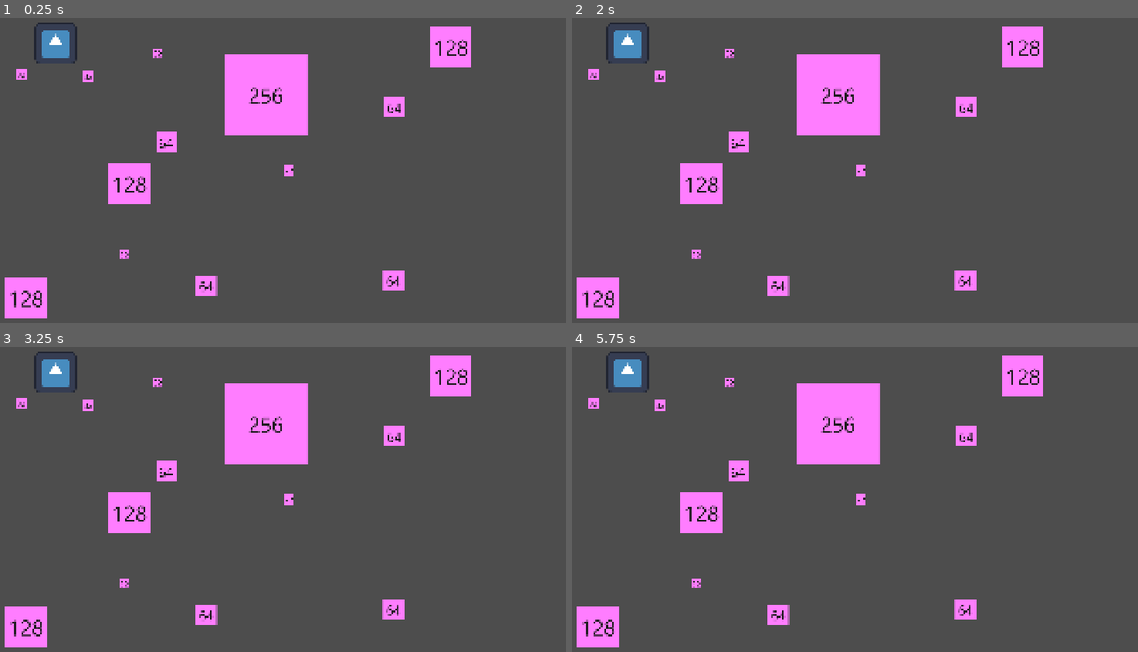
Above: before the commit, frames 1-4 (two rows, left to right).
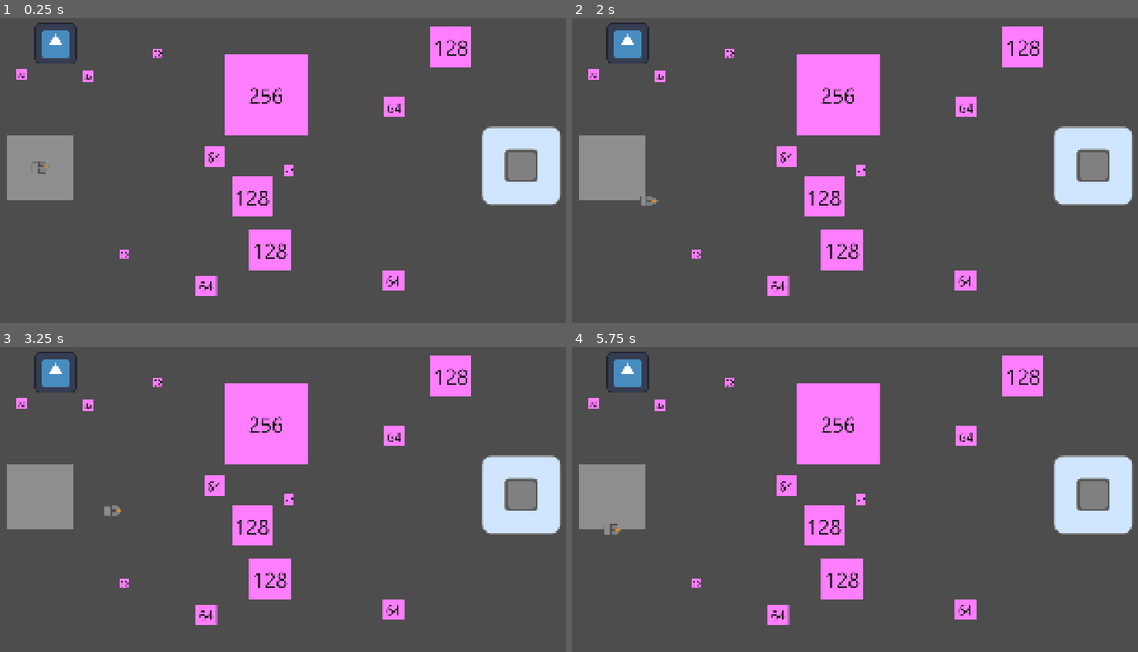
Above: after the commit, the same moments.

Repository: bohdankornienko/autema-game
Game: Godot game, scene res://main.tscn
Same seed, same stepped clock (60 frames per second), same inputs: the game is played once before the commit and once after it. The engine's default icon, where the game draws it, is replaced by a stand-in: a white triangle on a blue panel in a dark square.
Inputs:
- Up to frame 1 (0.25 s): no input
- Up to frame 2 (2 s): tap Enter at 0.5 s; hold D (move_right, bound only after the commit) 0.53-1.28 s; hold S (move_down, bound only after the commit) from 1.28 s (still down)
- Up to frame 3 (3.25 s): release S (move_down, bound only after the commit) at 2.03 s; hold D (move_right, bound only after the commit) 2.03-2.78 s; hold W (move_up, bound only after the commit) from 2.78 s (still down)
- Up to frame 4 (5.75 s): tap Space at 3.5 s; release W (move_up, bound only after the commit) at 3.53 s; hold A (move_left, bound only after the commit) 3.53-5.03 s; hold S (move_down, bound only after the commit) from 5.03 s (still down)

The runs differ from the first frame. In frame 1, 10% of the frame differs, in the area x 0-100%, y 35-99%; in frame 2, 10%; in frame 3, 10%; in frame 4, 10%.

Commit message:
Adding basic player and start coding the behaviour

Diff:
--- /dev/null
+++ b/gui/main_menu.gd
@@ -0,0 +1,7 @@
+extends CanvasLayer
+
+
+signal start_requested
+
+func _on_button_start_button_up() -> void:
+    start_requested.emit()
--- /dev/null
+++ b/gui/main_menu.tscn
@@ -0,0 +1,55 @@
+[gd_scene load_steps=2 format=3 uid="uid://dytbynfs1y6"]
+
+[ext_resource type="Script" uid="uid://dxblc6f6umuux" path="res://gui/main_menu.gd" id="1_reecx"]
+
+[node name="MainMenu" type="CanvasLayer"]
+script = ExtResource("1_reecx")
+
+[node name="Panel" type="Panel" parent="."]
+anchors_preset = 15
+anchor_right = 1.0
+anchor_bottom = 1.0
+grow_horizontal = 2
+grow_vertical = 2
+
+[node name="MarginContainer" type="MarginContainer" parent="Panel"]
+layout_mode = 1
+anchors_preset = 15
+anchor_right = 1.0
+anchor_bottom = 1.0
+grow_horizontal = 2
+grow_vertical = 2
+
+[node name="Rows" type="VBoxContainer" parent="Panel/MarginContainer"]
+layout_mode = 2
+
+[node name="Top" type="HBoxContainer" parent="Panel/MarginContainer/Rows"]
+layout_mode = 2
+size_flags_vertical = 3
+theme_override_constants/separation = 8
+
+[node name="Middle" type="HBoxContainer" parent="Panel/MarginContainer/Rows"]
+layout_mode = 2
+size_flags_vertical = 3
+theme_override_constants/separation = 8
+
+[node name="HBoxContainer" type="HBoxContainer" parent="Panel/MarginContainer/Rows/Middle"]
+layout_mode = 2
+size_flags_horizontal = 3
+
+[node name="ButtonStart" type="Button" parent="Panel/MarginContainer/Rows/Middle"]
+layout_mode = 2
+size_flags_horizontal = 3
+theme_override_font_sizes/font_size = 64
+text = "Start"
+
+[node name="HBoxContainer2" type="HBoxContainer" parent="Panel/MarginContainer/Rows/Middle"]
+layout_mode = 2
+size_flags_horizontal = 3
+
+[node name="Bottom" type="HBoxContainer" parent="Panel/MarginContainer/Rows"]
+layout_mode = 2
+size_flags_vertical = 3
+theme_override_constants/separation = 8
+
+[connection signal="button_up" from="Panel/MarginContainer/Rows/Middle/ButtonStart" to="." method="_on_button_start_button_up"]
--- /dev/null
+++ b/gui/you_won.tscn
@@ -0,0 +1,49 @@
+[gd_scene format=3 uid="uid://ba2qx3hp0kn3t"]
+
+[node name="YouWon" type="CanvasLayer"]
+
+[node name="Panel" type="Panel" parent="."]
+anchors_preset = 15
+anchor_right = 1.0
+anchor_bottom = 1.0
+grow_horizontal = 2
+grow_vertical = 2
+
+[node name="MarginContainer" type="MarginContainer" parent="Panel"]
+layout_mode = 1
+anchors_preset = 15
+anchor_right = 1.0
+anchor_bottom = 1.0
+grow_horizontal = 2
+grow_vertical = 2
+
+[node name="VBoxContainer" type="VBoxContainer" parent="Panel/MarginContainer"]
+layout_mode = 2
+
+[node name="HBoxContainer" type="HBoxContainer" parent="Panel/MarginContainer/VBoxContainer"]
+layout_mode = 2
+size_flags_vertical = 3
+
+[node name="HBoxContainer2" type="HBoxContainer" parent="Panel/MarginContainer/VBoxContainer"]
+layout_mode = 2
+size_flags_vertical = 3
+
+[node name="HBoxContainer4" type="HBoxContainer" parent="Panel/MarginContainer/VBoxContainer/HBoxContainer2"]
+layout_mode = 2
+size_flags_horizontal = 3
+
+[node name="Label" type="Label" parent="Panel/MarginContainer/VBoxContainer/HBoxContainer2"]
+layout_mode = 2
+size_flags_horizontal = 3
+theme_override_font_sizes/font_size = 84
+text = "You Won!"
+horizontal_alignment = 1
+vertical_alignment = 1
+
+[node name="HBoxContainer5" type="HBoxContainer" parent="Panel/MarginContainer/VBoxContainer/HBoxContainer2"]
+layout_mode = 2
+size_flags_horizontal = 3
+
+[node name="HBoxContainer3" type="HBoxContainer" parent="Panel/MarginContainer/VBoxContainer"]
+layout_mode = 2
+size_flags_vertical = 3
--- /dev/null
+++ b/machines/bot.gd
@@ -0,0 +1,11 @@
+extends CharacterBody2D
+
+@export var move_speed = 9000
+
+func process_input(delta: float):
+    var input_direction = Input.get_vector("move_left", "move_right", "move_up", "move_down")
+    velocity = input_direction * move_speed * delta
+
+func _physics_process(delta: float) -> void:
+    process_input(delta)
+    move_and_slide()
--- /dev/null
+++ b/machines/bot.gdshader
@@ -0,0 +1,29 @@
+    shader_type canvas_item;
+
+    uniform vec4 outline_color : source_color = vec4(0.0, 0.0, 0.0, 0.4); // Red outline by default
+    uniform float outline_width : hint_range(0.0, 5.0, 0.1) = 1.0; // Outline thickness
+
+    void fragment() {
+        vec4 base_color = texture(TEXTURE, UV);
+        vec4 final_color = base_color;
+
+        if (base_color.a == 0.0) { // Only process transparent pixels for outline
+            float max_alpha = 0.0;
+            vec2 pixel_size = TEXTURE_PIXEL_SIZE;
+
+            // Sample surrounding pixels to find the nearest solid pixel
+            for (float x = -outline_width; x <= outline_width; x += 1.0) {
+                for (float y = -outline_width; y <= outline_width; y += 1.0) {
+                    vec2 offset_uv = UV + vec2(x, y) * pixel_size;
+                    max_alpha = max(max_alpha, texture(TEXTURE, offset_uv).a);
+                }
+            }
+
+            // If a solid pixel is nearby, draw the outline
+            if (max_alpha > 0.0) {
+                final_color = outline_color;
+            }
+        }
+
+        COLOR = final_color;
+    }
--- /dev/null
+++ b/machines/bot.tscn
@@ -0,0 +1,20 @@
+[gd_scene load_steps=5 format=3 uid="uid://brfdn10dx1rfs"]
+
+[ext_resource type="Script" uid="uid://b5ch4jr3hm3gp" path="res://machines/bot.gd" id="1_kveao"]
+[ext_resource type="Texture2D" uid="uid://ejy6cemdocig" path="res://assets/sprites/machine-64.png" id="2_kveao"]
+
+[sub_resource type="CircleShape2D" id="CircleShape2D_kveao"]
+radius = 30.066593
+
+[sub_resource type="AtlasTexture" id="AtlasTexture_stwbx"]
+atlas = ExtResource("2_kveao")
+region = Rect2(0, 0, 64, 64)
+
+[node name="Bot" type="CharacterBody2D"]
+script = ExtResource("1_kveao")
+
+[node name="CollisionShape2D" type="CollisionShape2D" parent="."]
+shape = SubResource("CircleShape2D_kveao")
+
+[node name="Sprite2D" type="Sprite2D" parent="."]
+texture = SubResource("AtlasTexture_stwbx")
--- /dev/null
+++ b/main.gd
@@ -0,0 +1,9 @@
+extends Node2D
+
+@onready var overlay_main_menu = $MainMenu
+@onready var overlay_you_won = $YouWon
+
+
+func _on_area_2d_body_entered(_body: Node2D) -> void:
+    overlay_you_won.show()
+    get_tree().paused = true
--- a/main.tscn
+++ b/main.tscn
@@ -1,7 +1,15 @@
-[gd_scene load_steps=7 format=3 uid="uid://csf83m04cq57w"]
+[gd_scene load_steps=16 format=3 uid="uid://csf83m04cq57w"]
 
+[ext_resource type="Script" uid="uid://cbd72lxgfnb6x" path="res://main.gd" id="1_4c57u"]
 [ext_resource type="Texture2D" uid="uid://chgvyq3avsvrr" path="res://icon.svg" id="1_ig7tw"]
 [ext_resource type="Texture2D" uid="uid://c8awgvnrp1jt8" path="res://assets/sprites/random-stuff.png" id="2_0xm2m"]
+[ext_resource type="PackedScene" uid="uid://phqwknjno3n7" path="res://objects/mocukp_32.tscn" id="2_272bh"]
+[ext_resource type="PackedScene" uid="uid://brfdn10dx1rfs" path="res://machines/bot.tscn" id="3_h2yge"]
+[ext_resource type="PackedScene" uid="uid://dwjhgaa46iln7" path="res://objects/mockup_64.tscn" id="4_5vw27"]
+[ext_resource type="PackedScene" uid="uid://cmw1e3e2h70np" path="res://objects/mockup_128.tscn" id="5_kek77"]
+[ext_resource type="PackedScene" uid="uid://fh6gw7haj8ww" path="res://objects/mockup_256.tscn" id="6_4c57u"]
+[ext_resource type="PackedScene" uid="uid://ba2qx3hp0kn3t" path="res://gui/you_won.tscn" id="8_kek77"]
+[ext_resource type="PackedScene" uid="uid://dytbynfs1y6" path="res://gui/main_menu.tscn" id="9_4c57u"]
 
 [sub_resource type="AtlasTexture" id="AtlasTexture_h2yge"]
 atlas = ExtResource("2_0xm2m")
@@ -15,19 +23,22 @@
 atlas = ExtResource("2_0xm2m")
 region = Rect2(5, 74, 128, 128)
 
-[sub_resource type="AtlasTexture" id="AtlasTexture_7mycd"]
+[sub_resource type="AtlasTexture" id="AtlasTexture_272bh"]
 atlas = ExtResource("2_0xm2m")
-region = Rect2(138, 5, 256, 256)
+region = Rect2(404, 7, 246, 246)
+
+[sub_resource type="RectangleShape2D" id="RectangleShape2D_5vw27"]
+size = Vector2(222, 212)
 
 [node name="Main" type="Node2D"]
+script = ExtResource("1_4c57u")
 
 [node name="Icon" type="Sprite2D" parent="."]
 position = Vector2(233, 168)
 texture = ExtResource("1_ig7tw")
 
-[node name="Mocukp32" type="Sprite2D" parent="."]
+[node name="Mocukp32" parent="." instance=ExtResource("2_272bh")]
 position = Vector2(126, 264)
-texture = SubResource("AtlasTexture_h2yge")
 
 [node name="Mocukp33" type="Sprite2D" parent="."]
 position = Vector2(334, 270)
@@ -45,9 +56,8 @@
 position = Vector2(958, 564)
 texture = SubResource("AtlasTexture_h2yge")
 
-[node name="Mockup64" type="Sprite2D" parent="."]
-position = Vector2(576, 476)
-texture = SubResource("AtlasTexture_1bvp3")
+[node name="Mockup64" parent="." instance=ExtResource("4_5vw27")]
+position = Vector2(726, 520)
 
 [node name="Mockup65" type="Sprite2D" parent="."]
 position = Vector2(1285, 367)
@@ -61,18 +71,52 @@
 position = Vector2(701, 921)
 texture = SubResource("AtlasTexture_1bvp3")
 
-[node name="Mockup128" type="Sprite2D" parent="."]
-position = Vector2(463, 603)
-texture = SubResource("AtlasTexture_lquwl")
+[node name="Mockup128" parent="." instance=ExtResource("5_kek77")]
+position = Vector2(843, 645)
 
 [node name="Mockup129" type="Sprite2D" parent="."]
 position = Vector2(1462, 178)
 texture = SubResource("AtlasTexture_lquwl")
 
 [node name="Mockup130" type="Sprite2D" parent="."]
-position = Vector2(141, 958)
+position = Vector2(900, 810)
 texture = SubResource("AtlasTexture_lquwl")
 
-[node name="Mockup256" type="Sprite2D" parent="."]
+[node name="Mockup256" parent="." instance=ExtResource("6_4c57u")]
 position = Vector2(887, 327)
-texture = SubResource("AtlasTexture_7mycd")
+
+[node name="Start" type="ColorRect" parent="."]
+offset_left = 80.0
+offset_top = 454.0
+offset_right = 286.0
+offset_bottom = 654.0
+color = Color(0.556953, 0.556953, 0.556953, 1)
+
+[node name="End" type="ColorRect" parent="."]
+offset_left = 1579.0
+offset_top = 446.0
+offset_right = 1785.0
+offset_bottom = 646.0
+color = Color(0.4367407, 0.74322027, 0.6317081, 1)
+
+[node name="Area2D" type="Area2D" parent="."]
+position = Vector2(1680, 548)
+metadata/_edit_group_ = true
+
+[node name="Sprite2D" type="Sprite2D" parent="Area2D"]
+texture = SubResource("AtlasTexture_272bh")
+
+[node name="CollisionShape2D" type="CollisionShape2D" parent="Area2D"]
+position = Vector2(0, -1)
+shape = SubResource("RectangleShape2D_5vw27")
+
+[node name="Bot" parent="." instance=ExtResource("3_h2yge")]
+position = Vector2(185, 554)
+
+[node name="MainMenu" parent="." instance=ExtResource("9_4c57u")]
+visible = false
+
+[node name="YouWon" parent="." instance=ExtResource("8_kek77")]
+visible = false
+
+[connection signal="body_entered" from="Area2D" to="." method="_on_area_2d_body_entered"]
--- /dev/null
+++ b/objects/mockup_128.tscn
@@ -0,0 +1,10 @@
+[gd_scene load_steps=3 format=3 uid="uid://cmw1e3e2h70np"]
+
+[ext_resource type="Texture2D" uid="uid://c8awgvnrp1jt8" path="res://assets/sprites/random-stuff.png" id="1_xt2sv"]
+
+[sub_resource type="AtlasTexture" id="AtlasTexture_lquwl"]
+atlas = ExtResource("1_xt2sv")
+region = Rect2(5, 74, 128, 128)
+
+[node name="Mockup128" type="Sprite2D"]
+texture = SubResource("AtlasTexture_lquwl")
--- /dev/null
+++ b/objects/mockup_256.tscn
@@ -0,0 +1,10 @@
+[gd_scene load_steps=3 format=3 uid="uid://fh6gw7haj8ww"]
+
+[ext_resource type="Texture2D" uid="uid://c8awgvnrp1jt8" path="res://assets/sprites/random-stuff.png" id="1_g3pc7"]
+
+[sub_resource type="AtlasTexture" id="AtlasTexture_7mycd"]
+atlas = ExtResource("1_g3pc7")
+region = Rect2(138, 5, 256, 256)
+
+[node name="Mockup256" type="Sprite2D"]
+texture = SubResource("AtlasTexture_7mycd")
--- /dev/null
+++ b/objects/mockup_64.tscn
@@ -0,0 +1,10 @@
+[gd_scene load_steps=3 format=3 uid="uid://dwjhgaa46iln7"]
+
+[ext_resource type="Texture2D" uid="uid://c8awgvnrp1jt8" path="res://assets/sprites/random-stuff.png" id="1_iujo5"]
+
+[sub_resource type="AtlasTexture" id="AtlasTexture_1bvp3"]
+atlas = ExtResource("1_iujo5")
+region = Rect2(42, 5, 64, 64)
+
+[node name="Mockup64" type="Sprite2D"]
+texture = SubResource("AtlasTexture_1bvp3")
--- /dev/null
+++ b/objects/mocukp_32.tscn
@@ -0,0 +1,10 @@
+[gd_scene load_steps=3 format=3 uid="uid://phqwknjno3n7"]
+
+[ext_resource type="Texture2D" uid="uid://c8awgvnrp1jt8" path="res://assets/sprites/random-stuff.png" id="1_prhps"]
+
+[sub_resource type="AtlasTexture" id="AtlasTexture_h2yge"]
+atlas = ExtResource("1_prhps")
+region = Rect2(5, 5, 32, 32)
+
+[node name="Mocukp32" type="Sprite2D"]
+texture = SubResource("AtlasTexture_h2yge")
--- a/project.godot
+++ b/project.godot
@@ -20,3 +20,31 @@
 window/size/viewport_width=1920
 window/size/viewport_height=1080
 window/stretch/mode="canvas_items"
+
+[input]
+
+move_left={
+"deadzone": 0.2,
+"events": [Object(InputEventKey,"resource_local_to_scene":false,"resource_name":"","device":-1,"window_id":0,"alt_pressed":false,"shift_pressed":false,"ctrl_pressed":false,"meta_pressed":false,"pressed":false,"keycode":0,"physical_keycode":65,"key_label":0,"unicode":97,"location":0,"echo":false,"script":null)
+]
+}
+move_right={
+"deadzone": 0.2,
+"events": [Object(InputEventKey,"resource_local_to_scene":false,"resource_name":"","device":-1,"window_id":0,"alt_pressed":false,"shift_pressed":false,"ctrl_pressed":false,"meta_pressed":false,"pressed":false,"keycode":0,"physical_keycode":68,"key_label":0,"unicode":100,"location":0,"echo":false,"script":null)
+]
+}
+move_up={
+"deadzone": 0.2,
+"events": [Object(InputEventKey,"resource_local_to_scene":false,"resource_name":"","device":-1,"window_id":0,"alt_pressed":false,"shift_pressed":false,"ctrl_pressed":false,"meta_pressed":false,"pressed":false,"keycode":0,"physical_keycode":87,"key_label":0,"unicode":119,"location":0,"echo":false,"script":null)
+]
+}
+move_down={
+"deadzone": 0.2,
+"events": [Object(InputEventKey,"resource_local_to_scene":false,"resource_name":"","device":-1,"window_id":0,"alt_pressed":false,"shift_pressed":false,"ctrl_pressed":false,"meta_pressed":false,"pressed":false,"keycode":0,"physical_keycode":83,"key_label":0,"unicode":115,"location":0,"echo":false,"script":null)
+]
+}
+mouse_left={
+"deadzone": 0.2,
+"events": [Object(InputEventMouseButton,"resource_local_to_scene":false,"resource_name":"","device":-1,"window_id":0,"alt_pressed":false,"shift_pressed":false,"ctrl_pressed":false,"meta_pressed":false,"button_mask":0,"position":Vector2(0, 0),"global_position":Vector2(0, 0),"factor":1.0,"button_index":1,"canceled":false,"pressed":false,"double_click":false,"script":null)
+]
+}
Binary file added: assets/sprites/machine-64.png
Not shown, added: assets/sprites/machine-64.png.import
Binary file changed: assets/sprites/random-stuff.png
Not shown, added: gui/main_menu.gd.uid
Not shown, added: machines/bot.gd.uid
Not shown, added: machines/bot.gdshader.uid
Not shown, added: main.gd.uid
Not shown, added: assets/sprites/machine-64.kra
Not shown, changed: assets/sprites/random-stuff.kra
